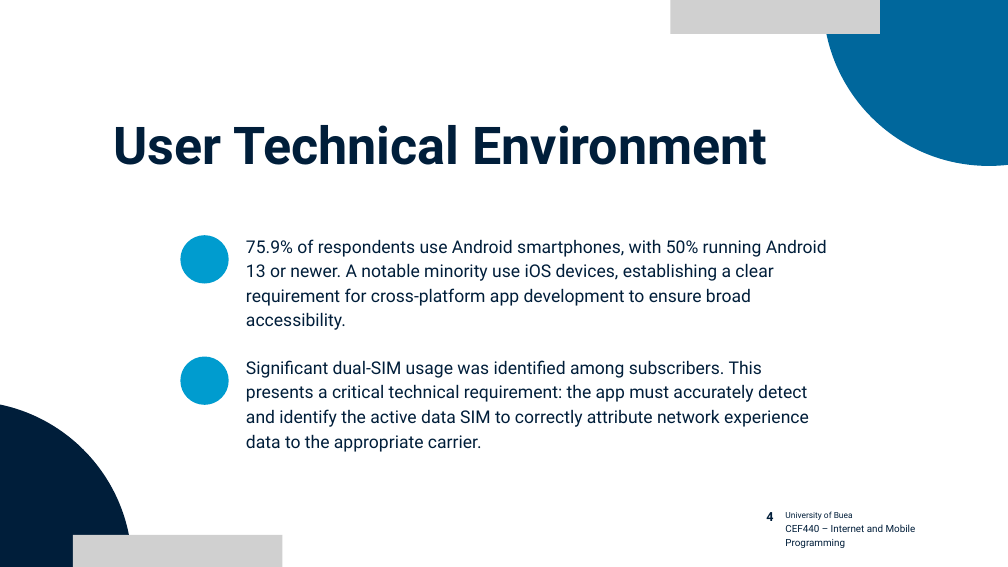
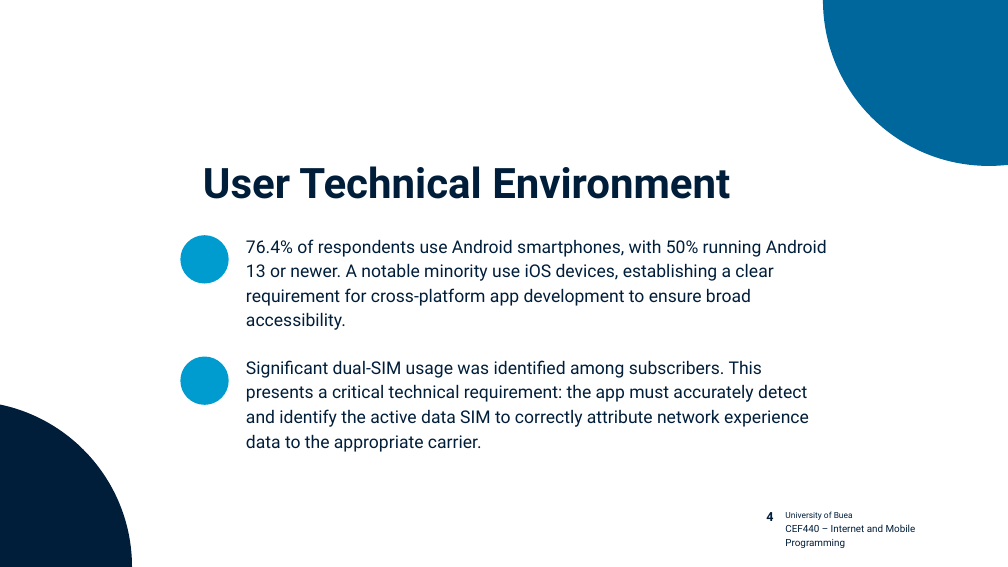
Before and after one commit to BrayanMorningstar237/CEF440_Group5, a slide deck: slide 15 of Task 2/Task 2 Power Point Mobile QoE Data Collection App Design.pptx (slide 4 before the commit). Drawn at 1008x567 pixels with LibreOffice and Linux fonts; fonts in the diff are those of the drawing; grey boxes stand for pictures. Boxes give left, top, right and bottom in pixels: in the first picture for what was removed or moved away, otherwise in the second. Text is boxed around its words. In the diff, an @@ line names an element or a change of style, - is before the commit and + after.

```diff
--- a/Task 2/Task 2 Power Point Mobile QoE Data Collection App Design.pptx
+++ b/Task 2/Task 2 Power Point Mobile QoE Data Collection App Design.pptx
@@ picture removed at bbox=[670, 0, 880, 33] @@
@@ text "User Technical Environment": place and size @@
-text "User Technical Environment" at bbox=[114, 125, 767, 165]
+text "User Technical Environment" at bbox=[203, 166, 730, 199]
@@ text "User Technical Environment" at bbox=[203, 166, 730, 199]: size 74.4 to 60 pt @@
@@ text at bbox=[246, 239, 827, 330]: text changed @@
-75.9% of respondents use Android smartphones, with 50% running Android 13 or newer. A notable minority use iOS devices, establishing a clear requirement for cross-platform app development to ensure broad accessibility.
+76.4% of respondents use Android smartphones, with 50% running Android 13 or newer. A notable minority use iOS devices, establishing a clear requirement for cross-platform app development to ensure broad accessibility.
@@ picture removed at bbox=[73, 535, 283, 567] @@
```
Also in this commit, not shown: 4 other slides changed, 13 slides added, 1 other file.
